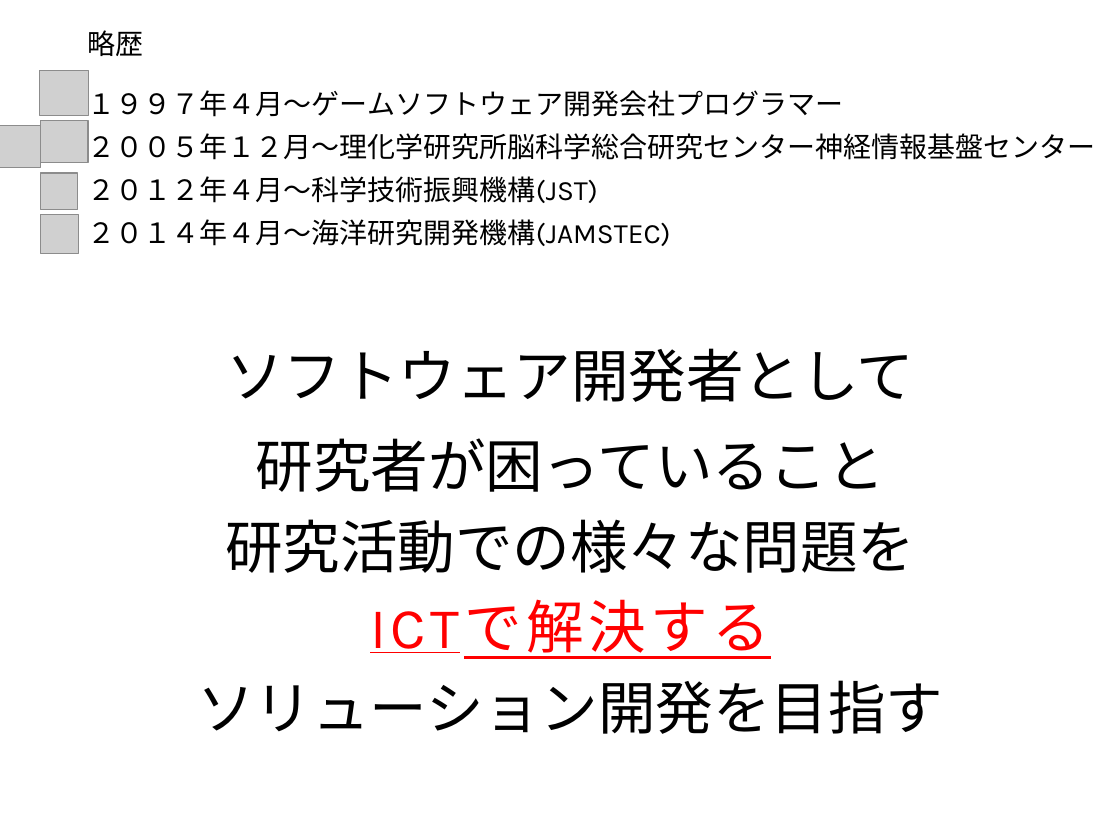
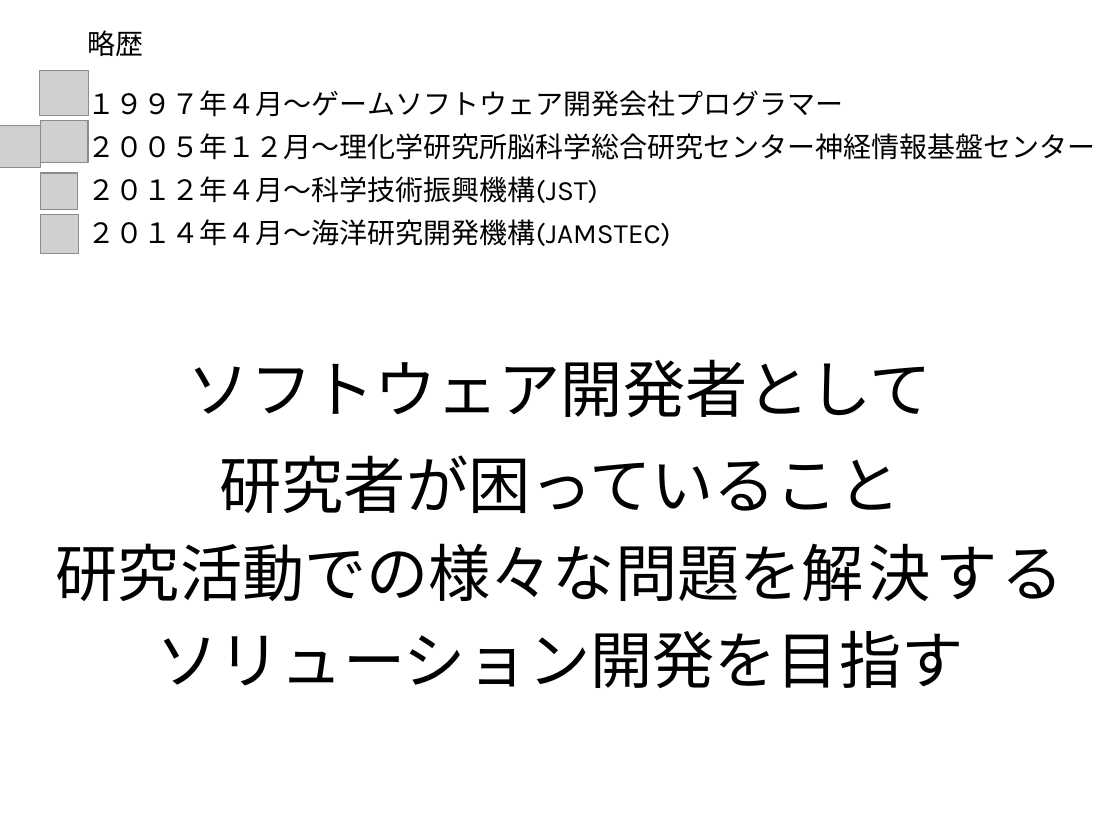
Before and after one commit to f-akazawa/akaz_uecdevelop, a slide deck: slide 2 of doc/中間発表資料.pptx. Drawn at 1120x840 pixels with LibreOffice and Linux fonts; fonts in the diff are those of the drawing; grey boxes stand for pictures. Boxes give left, top, right and bottom in pixels: in the first picture for what was removed or moved away, otherwise in the second. Text is boxed around its words. In the diff, an @@ line names an element or a change of style, - is before the commit and + after.

```diff
--- a/doc/中間発表資料.pptx
+++ b/doc/中間発表資料.pptx
@@ text "ソフトウェア開発者として": place and size @@
-text "ソフトウェア開発者として" at [197, 348, 943, 734]
+text "ソフトウェア開発者として" at [56, 359, 1064, 688]
@@ text at [157, 359, 964, 688]: size 37 to 40 pt in "ソフトウェア開発者として", "研究者が困っていること", "ソリューション開発を目指す"; line spacing 1.5 to 1.6 @@
@@ text at [56, 543, 1064, 601]: text changed; size 37 to 40 pt @@
-研究活動での様々な問題を
-ICTで解決する
+研究活動での様々な問題を解決する
```
Also in this commit, not shown: 10 other slides changed, 6 slides added.
